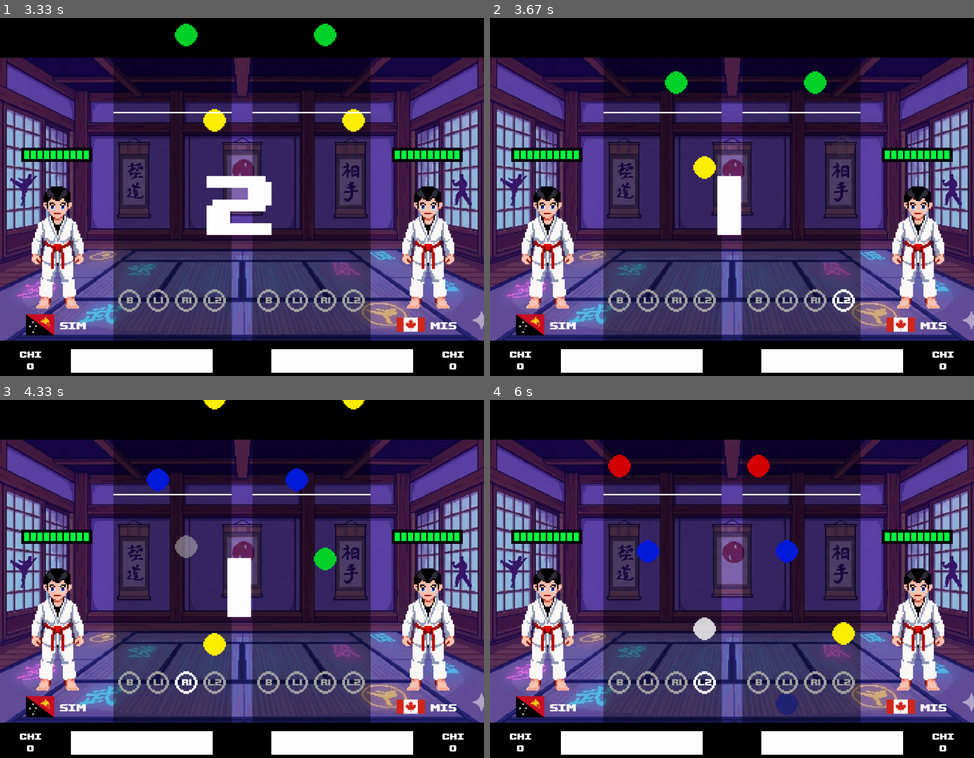
Above: before the commit, frames 1-4 (two rows, left to right).
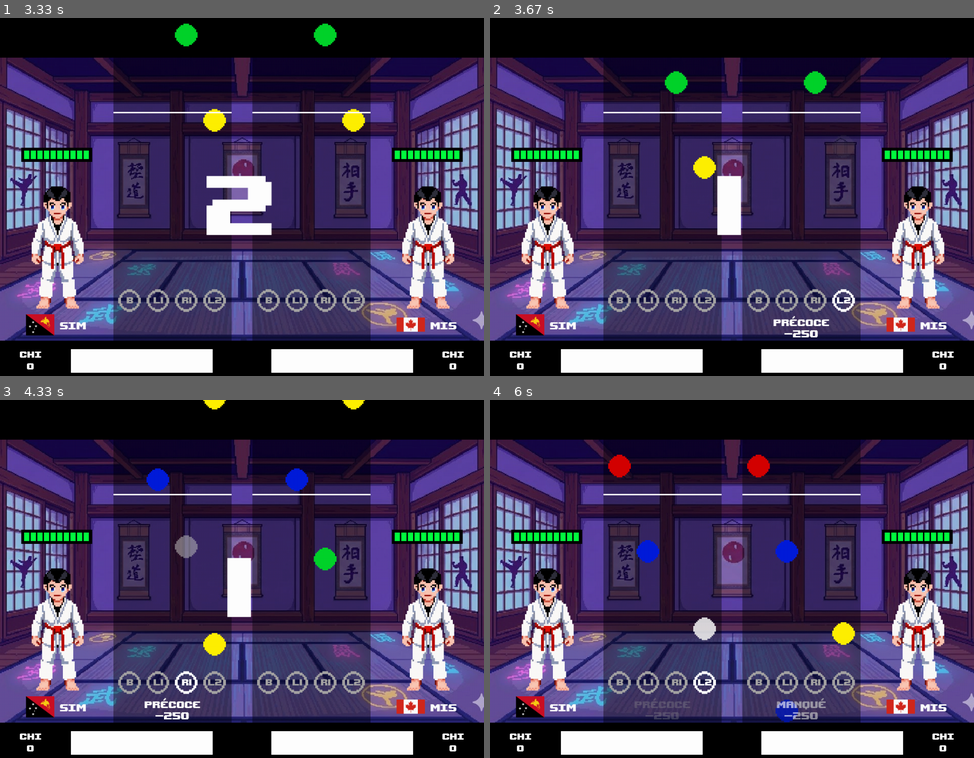
Above: after the commit, the same moments.

Repository: Supersllol/JeuArcade
Game: pygame game, started from AA_olympe.py
Two runs of this game, one before a commit and one after it. Both use one fixed random seed, a clock stepped at 60 frames per second and the inputs below.
Inputs:
- Up to frame 1 (3.33 s): hold Right 0.33-0.8 s; tap K at 1.83 s; hold Left 2.17-2.7 s
- Up to frame 2 (3.67 s): tap D at 3.5 s
- Up to frame 3 (4.33 s): hold Right from 4.23 s (still down)
- Up to frame 4 (6 s): release Right at 4.87 s; hold Left 5.3-5.77 s; hold Right from 5.8 s (still down); tap K at 5.95 s

Frame 1 is identical in both runs. In frame 2, 0.3% of the frame differs, in the area x 58-71%, y 83-90%; in frame 3, 0.3%; in frame 4, 0.6%, in the area x 29-70%, y 82-91%.

Commit message:
indicateurs note

Diff:
--- a/AA/AA_game/musicTrack.py
+++ b/AA/AA_game/musicTrack.py
@@ -109,6 +109,7 @@
                                        f"AA_chansons/{chosenTrack.value}.mp3")
 
         self._songLength = pygame.mixer.Sound(self._audioFile).get_length()
+        self._songLength = 500
 
         with open(os.path.join(settings.PARENT_PATH,
                                f"AA_chansons/beat-{chosenTrack.value}.json"),
--- a/AA/AA_game/noteSheet.py
+++ b/AA/AA_game/noteSheet.py
@@ -2,7 +2,7 @@
 
 import pygame
 
-from AA.AA_utils import misc, settings, timer, fontManager, inputManager
+from AA.AA_utils import misc, settings, timer, fontManager, inputManager, score
 from AA.AA_game import musicTrack
 
 noteColors = {
@@ -76,6 +76,58 @@
                         thickness=2)
 
 
+class HitTypeIndicator:
+
+    def __init__(self, mainSheet: pygame.Surface):
+        self._mainSheet = mainSheet
+
+        self._textSurface = pygame.Surface((200, 60), pygame.SRCALPHA)
+        self._activeTimer = timer.Timer()
+
+    def registerHitType(self, hitType: score.HitType):
+        self._textSurface.fill((0, 0, 0, 0))
+        txtType = fontManager.upheaval(hitType.name.upper(), 28,
+                                       (255, 255, 255))
+        self._textSurface.blit(
+            txtType,
+            txtType.get_rect(center=(self._textSurface.get_width() / 2, 20)))
+
+        txtChiScore = fontManager.upheaval(str(score.hitChiScore[hitType]), 30,
+                                           (255, 255, 255))
+        self._textSurface.blit(
+            txtChiScore,
+            txtChiScore.get_rect(center=(self._textSurface.get_width() / 2,
+                                         42)))
+        self._activeTimer.restart()
+
+    def update(self):
+        time = self._activeTimer.elapsed()
+        total_time = settings.HIT_TYPE_FADE_IN + settings.HIT_TYPE_ACTIVE + settings.HIT_TYPE_FADE_OUT
+
+        if time >= total_time:
+            # Animation complete
+            transparency = 0
+            self._activeTimer.stop()
+        elif time >= (settings.HIT_TYPE_FADE_IN + settings.HIT_TYPE_ACTIVE):
+            # Fade out phase: go from 255 → 0
+            elapsed_fade = time - (settings.HIT_TYPE_FADE_IN +
+                                   settings.HIT_TYPE_ACTIVE)
+            transparency = int(255 *
+                               (1 - elapsed_fade / settings.HIT_TYPE_FADE_OUT))
+        elif time >= settings.HIT_TYPE_FADE_IN:
+            # Active phase: full opacity
+            transparency = 255
+        else:
+            # Fade in phase: go from 0 → 255
+            transparency = int(255 * (time / settings.HIT_TYPE_FADE_IN))
+
+        self._textSurface.set_alpha(transparency)
+        self._mainSheet.blit(
+            self._textSurface,
+            self._textSurface.get_rect(midtop=(self._mainSheet.get_width() / 2,
+                                               625)))
+
+
 class NoteSheet:
 
     def __init__(self, playerID: int, playerHalf: pygame.Surface):
@@ -84,6 +136,7 @@
 
         self._mainSheet = pygame.Surface((250, 684), pygame.SRCALPHA)
         self._deactivatedNotes: list[DeactivatedNote] = []
+        self._hitTypeIndicator = HitTypeIndicator(self._mainSheet)
 
         self._noteIndicators = [
             NoteIndicator(
@@ -113,11 +166,11 @@
         return int((xGap + settings.NOTE_RADIUS +
                     (xGap + settings.NOTE_RADIUS * 2) * laneID))
 
-    def deactivateNote(self,
-                       note: musicTrack.TrackNote,
-                       laneID: int,
-                       missed: bool = False):
-        self._deactivatedNotes.append(DeactivatedNote(missed, note, laneID))
+    def deactivateNote(self, note: musicTrack.TrackNote, laneID: int,
+                       hitType: score.HitType):
+        self._hitTypeIndicator.registerHitType(hitType)
+        self._deactivatedNotes.append(
+            DeactivatedNote(hitType == score.HitType.Manqué, note, laneID))
 
     def laneBtnPressed(self, laneID: int):
         self._noteIndicators[laneID].setActive()
@@ -134,6 +187,8 @@
         for noteIndicator in self._noteIndicators:
             noteIndicator.update()
 
+        self._hitTypeIndicator.update()
+
         pygame.draw.line(self._mainSheet, (255, 255, 255), (0, hittableYCoord),
                          (self._mainSheet.get_width(), hittableYCoord), 3)
 
--- a/AA/AA_game/player.py
+++ b/AA/AA_game/player.py
@@ -60,9 +60,10 @@
                 closestNote = lane.activeNotes[0]
                 deltaTime = musicElapsedTime - closestNote.timingTimestamp
                 if deltaTime >= settings.TIME_NOTE_HITTABLE:
-                    self._registerNoteHit(score.getHitType(deltaTime))
+                    hitType = score.getHitType(deltaTime)
+                    self._registerNoteHit(hitType)
                     self._noteSheet.deactivateNote(lane.activeNotes.pop(0),
-                                                   lane.laneID)
+                                                   lane.laneID, hitType)
 
     def _updateNoteStatus(self, musicElapsedTime: float):
         for lane in self._trackSection.lanes:
@@ -73,11 +74,12 @@
                     break
 
             for note in lane.activeNotes:
-                if score.getHitType(musicElapsedTime - note.timingTimestamp,
-                                    False) == score.HitType.Manqué:
+                if score.wasNoteMissed(note.timingTimestamp -
+                                       musicElapsedTime):
                     self._registerNoteHit(score.HitType.Manqué)
                     self._noteSheet.deactivateNote(lane.activeNotes.pop(0),
-                                                   lane.laneID, True)
+                                                   lane.laneID,
+                                                   score.HitType.Manqué)
                 calculatedYPos = settings.NOTE_HIT_HEIGHT - (
                     (note.timingTimestamp - musicElapsedTime) *
                     settings.NOTE_SPEED)
--- a/AA/AA_utils/misc.py
+++ b/AA/AA_utils/misc.py
@@ -84,15 +84,15 @@
     surface.blit(pixelated, (blit_x, blit_y))
 
 
-def rescaleSurface(surface: pygame.Surface, fixedCoords: tuple[None | float,
-                                                               None | float]):
+def rescaleSurface(surface: pygame.Surface, fixedCoords: tuple[None | int,
+                                                               None | int]):
     width, height = surface.get_width(), surface.get_height()
     desiredWidth, desiredHeight = fixedCoords
-    originalRatio = width / height
+    originalRatio = width / float(height)
     if desiredWidth:
         return pygame.transform.smoothscale(
-            surface, (desiredWidth, desiredWidth / originalRatio))
+            surface, (desiredWidth, int(desiredWidth / originalRatio)))
     if desiredHeight:
         return pygame.transform.smoothscale(
-            surface, (desiredHeight, desiredHeight * originalRatio))
+            surface, (desiredHeight, int(desiredHeight * originalRatio)))
     return pygame.Surface((0, 0))
--- a/AA/AA_utils/score.py
+++ b/AA/AA_utils/score.py
@@ -7,29 +7,43 @@
     Bien = auto()
     Bon = auto()
     Manqué = auto()
+    Précoce = auto()
 
 
 hitChiScore = {
     HitType.Merveilleux: 500,
     HitType.Parfait: 400,
-    HitType.Bien: 200,
+    HitType.Bien: 150,
     HitType.Bon: 0,
-    HitType.Manqué: -250
+    HitType.Manqué: -250,
+    HitType.Précoce: -250
 }
 
 hitTimeOffsets = {
-    0.02: HitType.Merveilleux,
+    -0.2: HitType.Manqué,
+    0.015: HitType.Merveilleux,
     0.04: HitType.Parfait,
     0.08: HitType.Bien,
     0.15: HitType.Bon,
-    0.2: HitType.Manqué
+    0.2: HitType.Précoce
 }
 
+sortedHitTimeOffsets = sorted(list(hitTimeOffsets.keys()))
+print(sortedHitTimeOffsets[1:])
 
-def getHitType(beatOffset: float, checkAbsoluteTiming: bool = True):
-    if checkAbsoluteTiming: beatOffset = abs(beatOffset)
-    for thresholdTime in sorted(list(hitTimeOffsets.keys())):
-        if beatOffset < thresholdTime:
+
+def wasNoteMissed(beatOffset: float):
+    missedOffset = sortedHitTimeOffsets[0]
+    return beatOffset <= missedOffset
+
+
+def getHitType(beatOffset: float):
+    # print(beatOffset)
+    if abs(beatOffset) >= sortedHitTimeOffsets[-1]:
+        return HitType.Précoce
+
+    for thresholdTime in sortedHitTimeOffsets[1:-1]:
+        if abs(beatOffset) < thresholdTime:
             return hitTimeOffsets[thresholdTime]
 
     return HitType.Manqué
--- a/AA/AA_utils/settings.py
+++ b/AA/AA_utils/settings.py
@@ -20,4 +20,8 @@
 
 NOTE_INDICATOR_TIME_ACTIVE = 0.15
 
+HIT_TYPE_FADE_IN = 0.05
+HIT_TYPE_ACTIVE = 0.5
+HIT_TYPE_FADE_OUT = 0.15
+
 FLAG_WIDTH = 60
--- a/AA/AA_utils/timer.py
+++ b/AA/AA_utils/timer.py
@@ -1,6 +1,6 @@
 from __future__ import annotations
 
-import pygame
+import pygame, math
 
 
 class Timer:
Not shown, added: AA.zip
